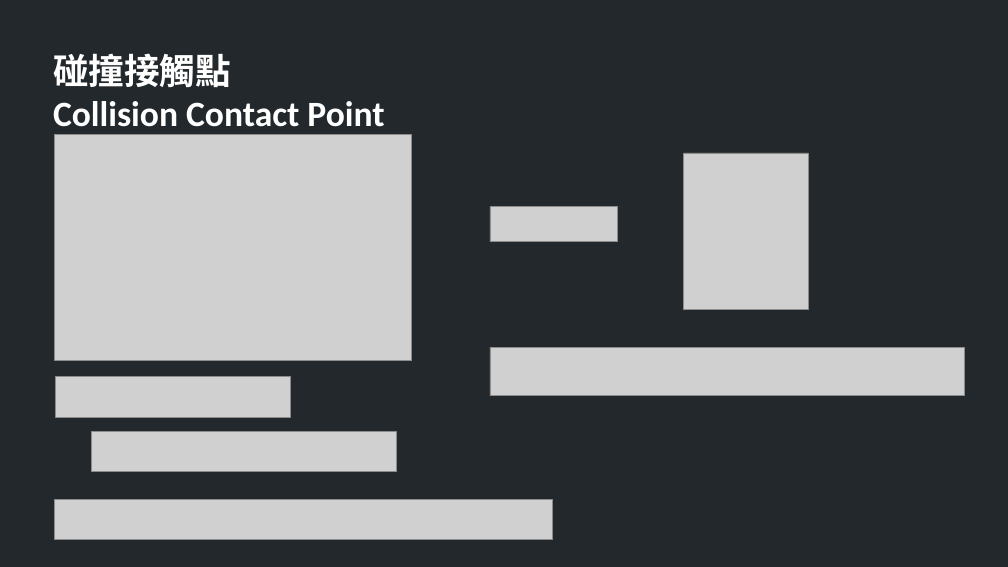
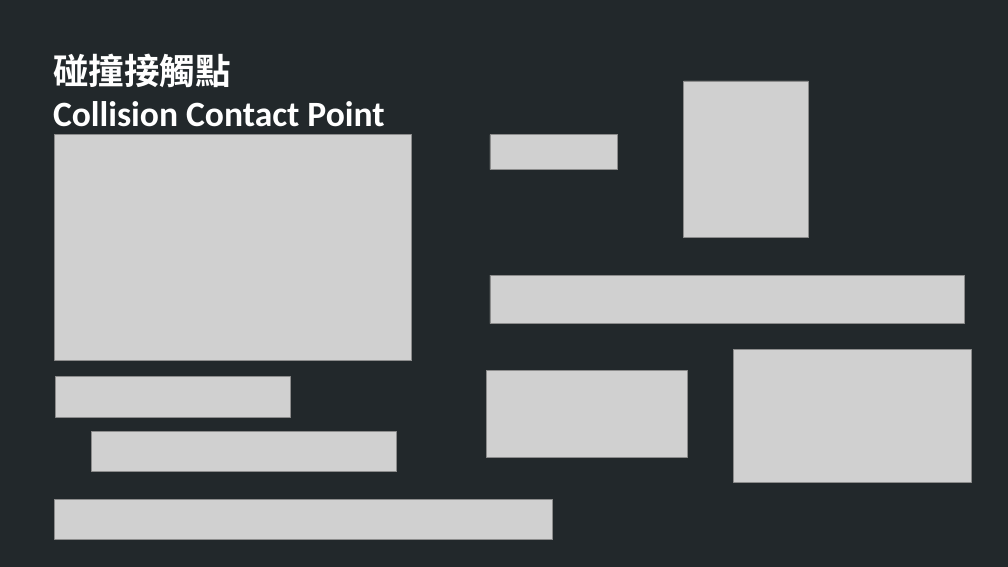
Before and after one commit to TheAllenChou/unity-physics-constraints, a slide deck: slide 4 of slides/02-contact-constraints-mandarin.odp. Drawn at 1008x567 pixels with LibreOffice and Linux fonts; fonts in the diff are those of the drawing; grey boxes stand for pictures. Boxes give left, top, right and bottom in pixels: in the first picture for what was removed or moved away, otherwise in the second. Text is boxed around its words. In the diff, an @@ line names an element or a change of style, - is before the commit and + after.

```diff
--- a/slides/02-contact-constraints-mandarin.odp
+++ b/slides/02-contact-constraints-mandarin.odp
@@ picture: place and size @@
-picture at [683,153,808,309]
+picture at [683,81,808,238]
@@ picture: place and size @@
-picture at [490,207,618,241]
+picture at [490,134,618,169]
@@ picture: place and size @@
-picture at [490,348,965,396]
+picture at [490,275,965,324]
@@ picture added at [734,349,971,482] @@
@@ picture added at [487,370,687,457] @@
```
Also in this commit, not shown: 1 other slide changed, 1 slide removed, 1 other file.
